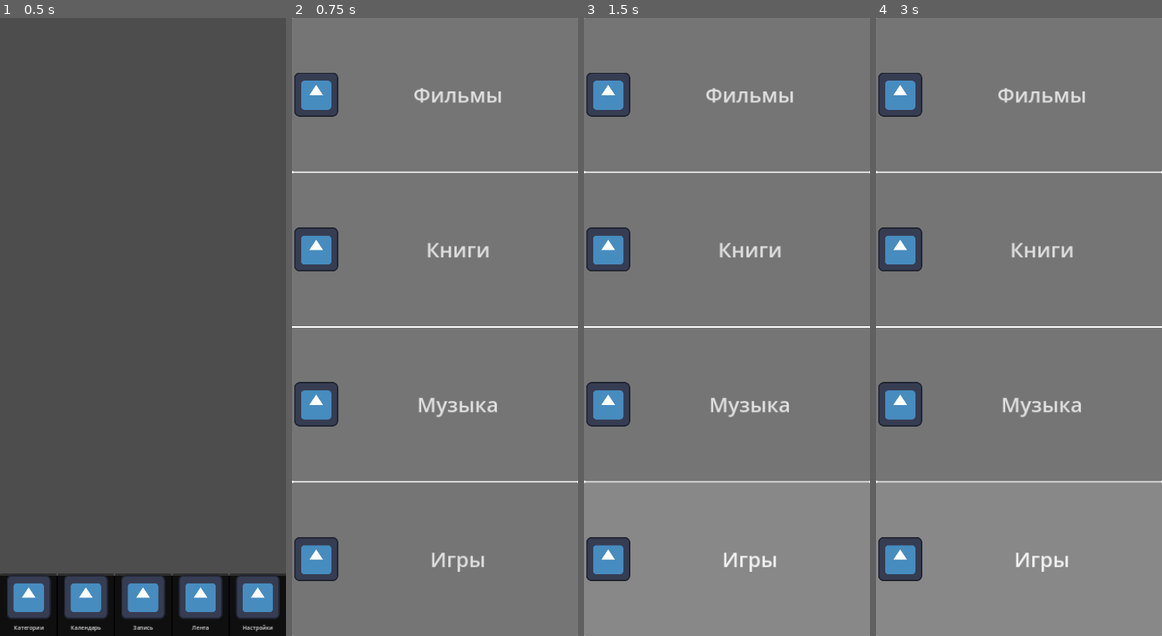
Above: before the commit, frames 1-4 (left to right).
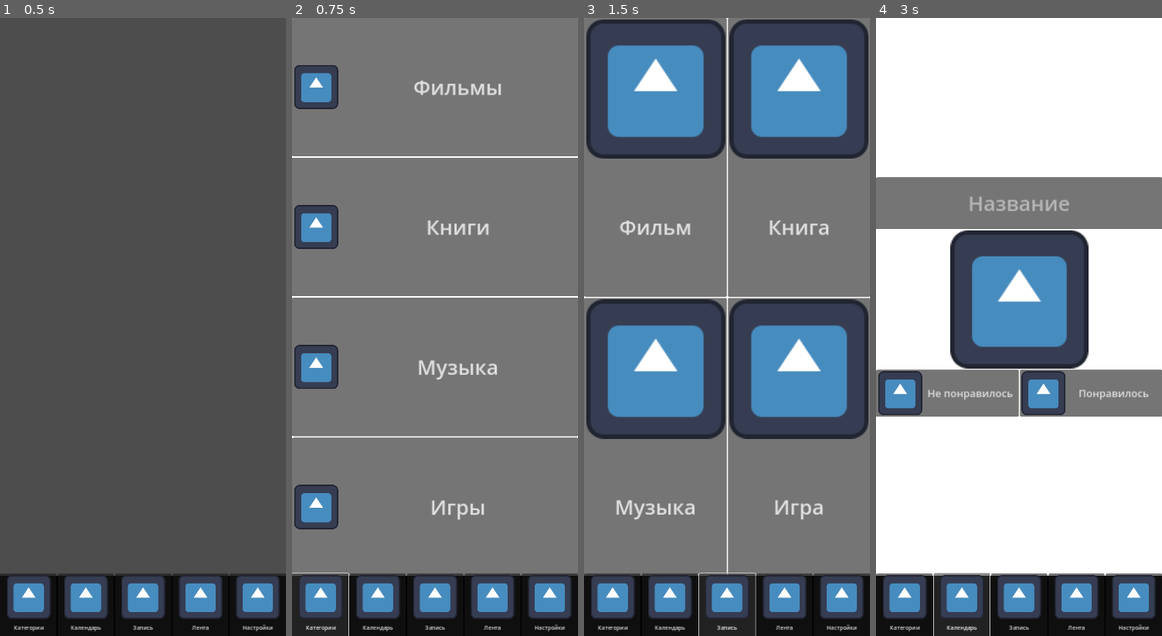
Above: after the commit, the same moments.

Repository: Maweill/ent-log-app
Game: Godot game, scene res://scenes/main/main.tscn
Same seed, same stepped clock (60 frames per second), same inputs: the game is played once before the commit and once after it. The engine's default icon, where the game draws it, is replaced by a stand-in: a white triangle on a blue panel in a dark square.
Inputs (mouse positions are in pixels of both pictures, inside the frame that each line leads up to):
- Up to frame 1 (0.5 s): no input
- Up to frame 2 (0.75 s): click "Категории" at 0.5 s
- Up to frame 3 (1.5 s): click "Запись" at 1.25 s
- Up to frame 4 (3 s): click (947, 160) at 2 s, where only the run after the commit has a clickable "Фильм"; click "Календарь" at 2.75 s

Frame 1 is identical in both runs. In frame 2, 20% of the frame differs, in the area x 0-100%, y 7-100%; in frame 3, 57%; in frame 4, 86%, in the area x 0-100%, y 0-100%.

Commit message:
Попытка избежать ошибки

Diff:
--- a/scenes/autoload/ui_manager/ui_manager.gd
+++ b/scenes/autoload/ui_manager/ui_manager.gd
@@ -3,7 +3,8 @@
 @export var _new_record_menu_scene: PackedScene
 @export var _categories_menu_scene: PackedScene
 @export var _record_movie_menu_scene: PackedScene
-@export var _menu_container: Control
+
+@onready var _menu_container: Control = %MenuScreen
 
 var _current_menu_list: Array[BaseMenu]
 
@@ -22,7 +23,7 @@
 			printerr('wrong menu type')
 			return
 	_current_menu.type = menuType
-	add_child(_current_menu)
+	_menu_container.add_child(_current_menu)
 	#_current_menu.show_menu()
 
 
--- a/scenes/autoload/ui_manager/ui_manager.tscn
+++ b/scenes/autoload/ui_manager/ui_manager.tscn
@@ -6,7 +6,7 @@
 [ext_resource type="PackedScene" uid="uid://cdoo3qyj3rt6e" path="res://scenes/ui/categories_menu/categories_menu.tscn" id="3_jt3lg"]
 [ext_resource type="PackedScene" uid="uid://cm6vs551uq5qk" path="res://scenes/ui/new_record_menu/record_movie_menu/record_movie_menu.tscn" id="4_gxgb5"]
 
-[node name="UiManager" type="Control" node_paths=PackedStringArray("_menu_container")]
+[node name="UiManager" type="Control"]
 layout_mode = 3
 anchors_preset = 15
 anchor_right = 1.0
@@ -17,9 +17,9 @@
 _new_record_menu_scene = ExtResource("2_fj6qr")
 _categories_menu_scene = ExtResource("3_jt3lg")
 _record_movie_menu_scene = ExtResource("4_gxgb5")
-_menu_container = NodePath("MenuScreen")
 
 [node name="MenuScreen" type="Control" parent="."]
+unique_name_in_owner = true
 layout_mode = 1
 anchor_right = 1.0
 anchor_bottom = 0.90346
